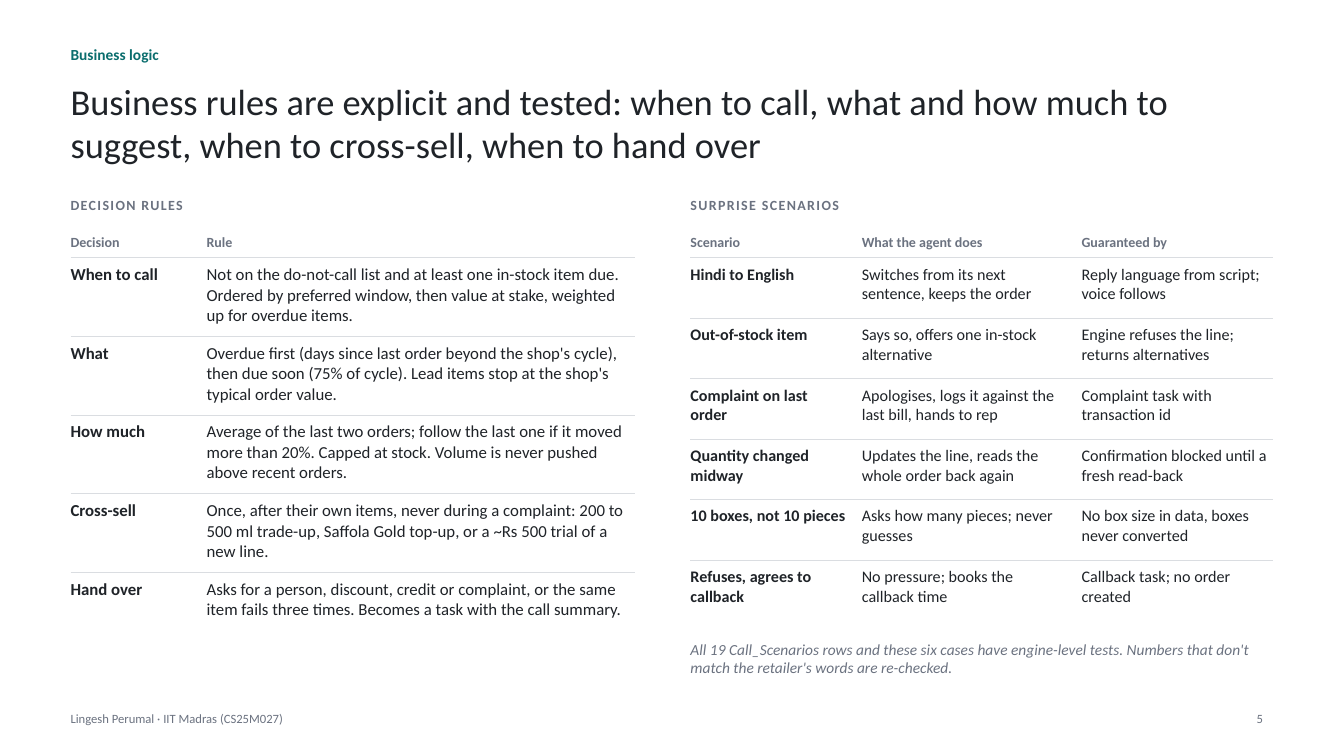
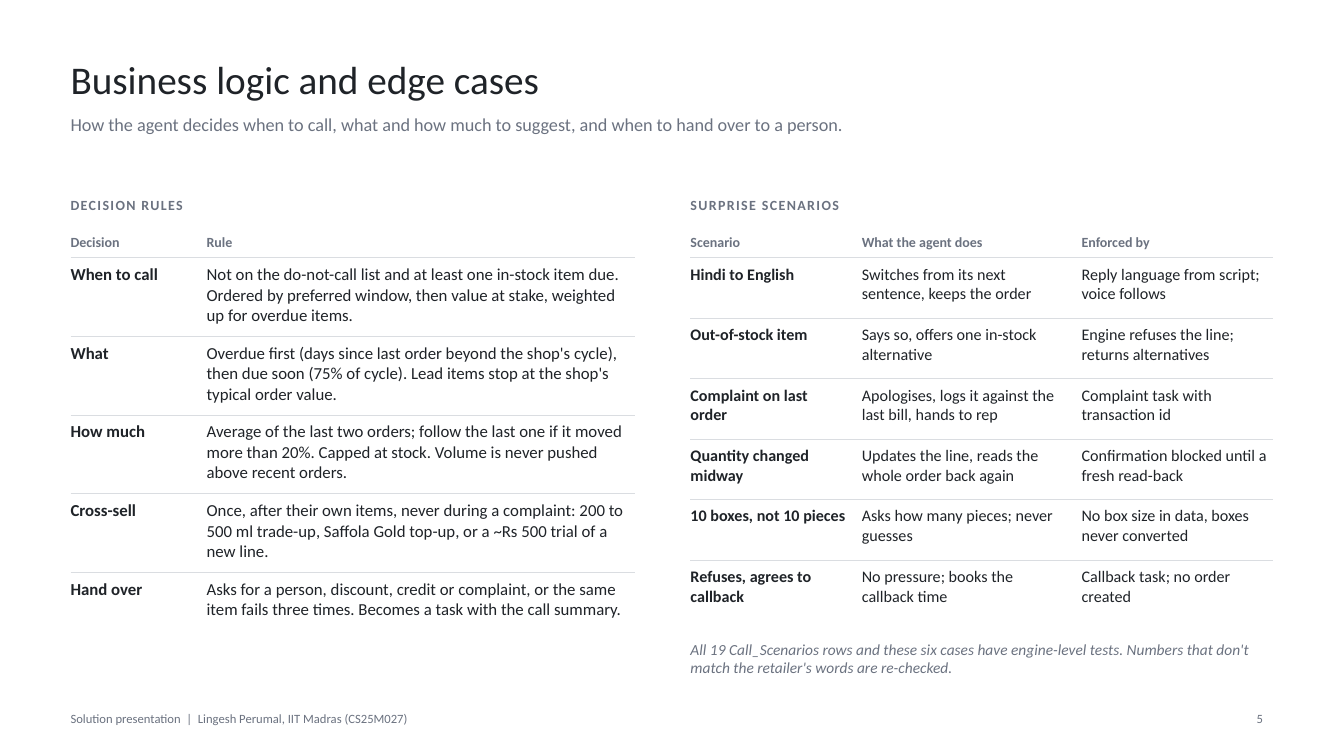
Before and after one commit to lingesh255/gt-voice, a slide deck: slide 5 of docs/solution-presentation.pptx. Drawn at 1344x756 pixels with LibreOffice and Linux fonts; fonts in the diff are those of the drawing. Boxes give left, top, right and bottom in pixels: in the first picture for what was removed or moved away, otherwise in the second. Text is boxed around its words. In the diff, an @@ line names an element or a change of style, - is before the commit and + after.

```diff
--- a/docs/solution-presentation.pptx
+++ b/docs/solution-presentation.pptx
@@ title at bbox=[71, 66, 539, 101]: text changed; size 11 to 28 pt; text colour #0B6E6E to #1F2328; bold off @@
-Business logic
+Business logic and edge cases
@@ text at bbox=[71, 118, 842, 134]: text changed; size 26 to 13 pt; text colour #1F2328 to #6B7280 @@
-Business rules are explicit and tested: when to call, what and how much to suggest, when to cross-sell, when to hand over
+How the agent decides when to call, what and how much to suggest, and when to hand over to a person.
@@ table at bbox=[691, 227, 1273, 606] @@
-row 1, column 3: Guaranteed by
+row 1, column 3: Enforced by
@@ text at bbox=[71, 714, 408, 725]: text changed @@
-Lingesh Perumal · IIT Madras (CS25M027)
+Solution presentation | Lingesh Perumal, IIT Madras (CS25M027)
```
Also in this commit, not shown: 4 other slides changed, 5 other files.
